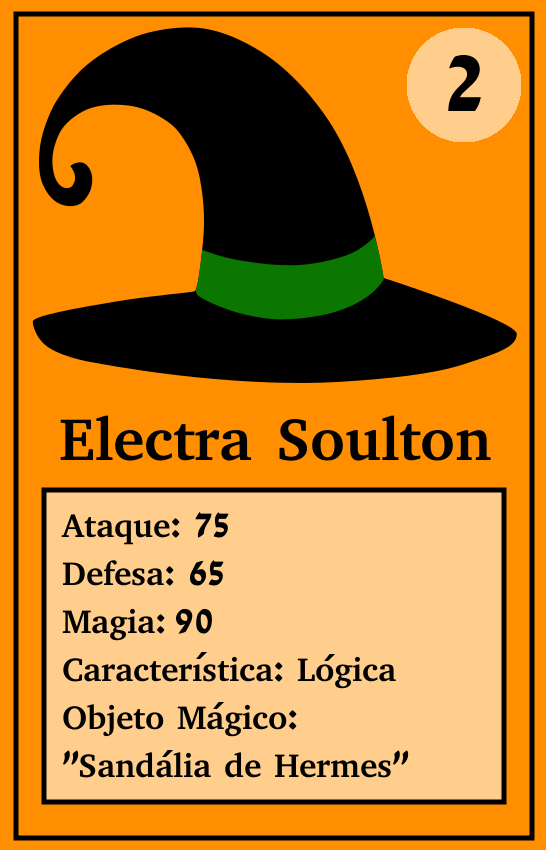
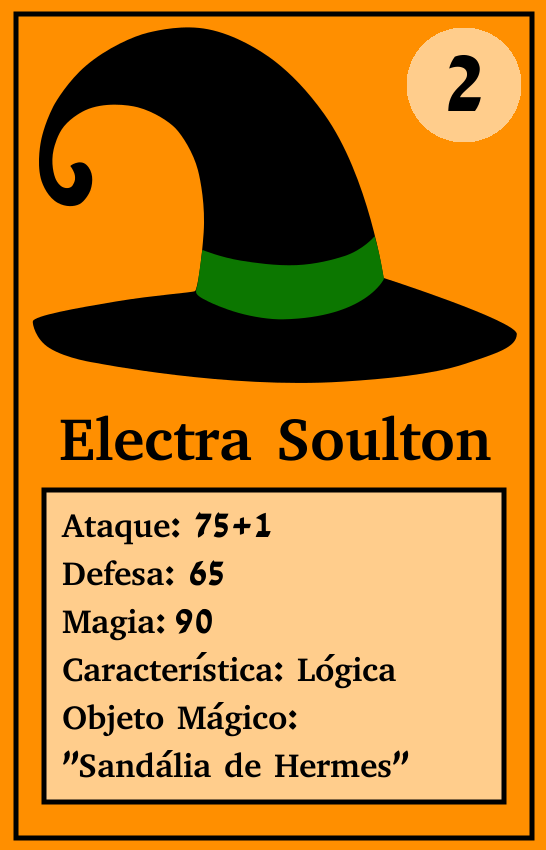
Revision of a layered 546 x 850 image; what changed, layer by layer:
renamed "Ataque: 75 ..." to "Ataque: 75+1 ...", painted on it over (233, 512, 271, 537)
